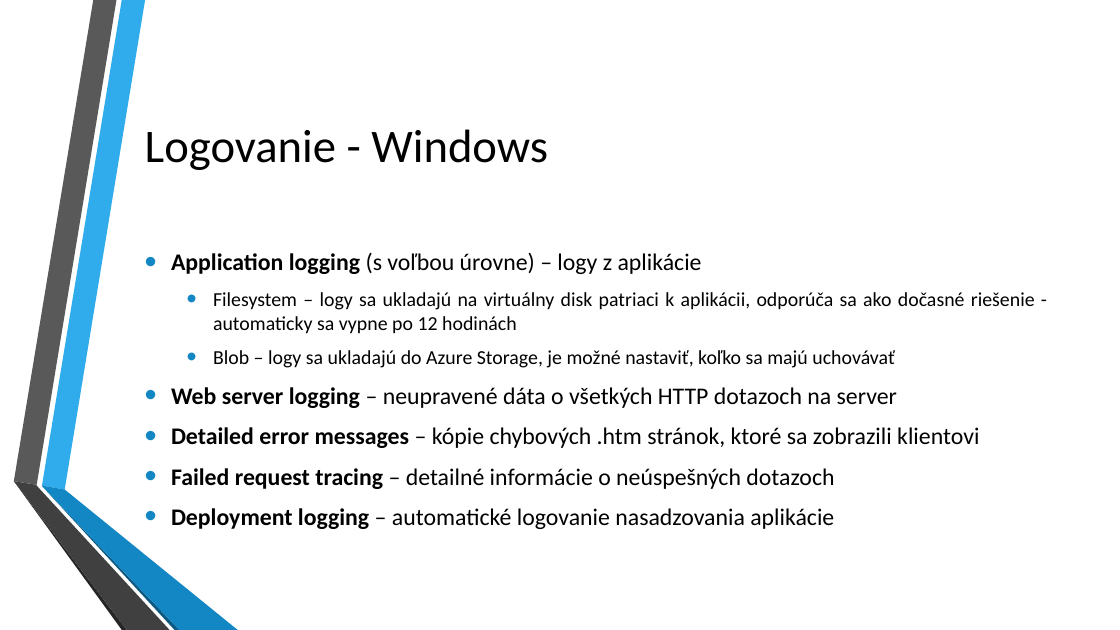
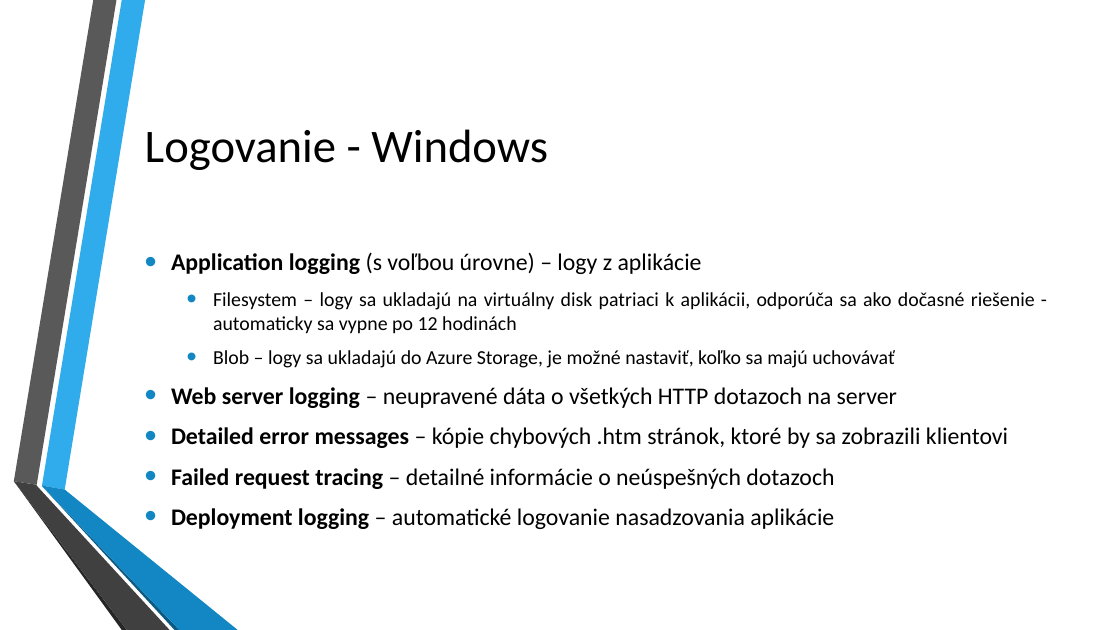
Before and after one commit to kubinko/Azure-Resources-Overview, a slide deck: slide 28 of 03 - App Service/03 - App Service.pptx (slide 35 before the commit). Drawn at 1120x630 pixels with LibreOffice and Linux fonts; fonts in the diff are those of the drawing; background and template pictures are left out. Boxes give left, top, right and bottom in pixels: in the first picture for what was removed or moved away, otherwise in the second. Text is boxed around its words. In the diff, an @@ line names an element or a change of style, - is before the commit and + after.

```diff
--- a/03 - App Service/03 - App Service.pptx
+++ b/03 - App Service/03 - App Service.pptx
@@ text at <box>171,427,1008,448</box>: text changed @@
-• Detailed error messages – kópie chybových .htm stránok, ktoré sa zobrazili klientovi
+• Detailed error messages – kópie chybových .htm stránok, ktoré by sa zobrazili klientovi
```
Also in this commit, not shown: 9 other slides changed, 54 other files.
